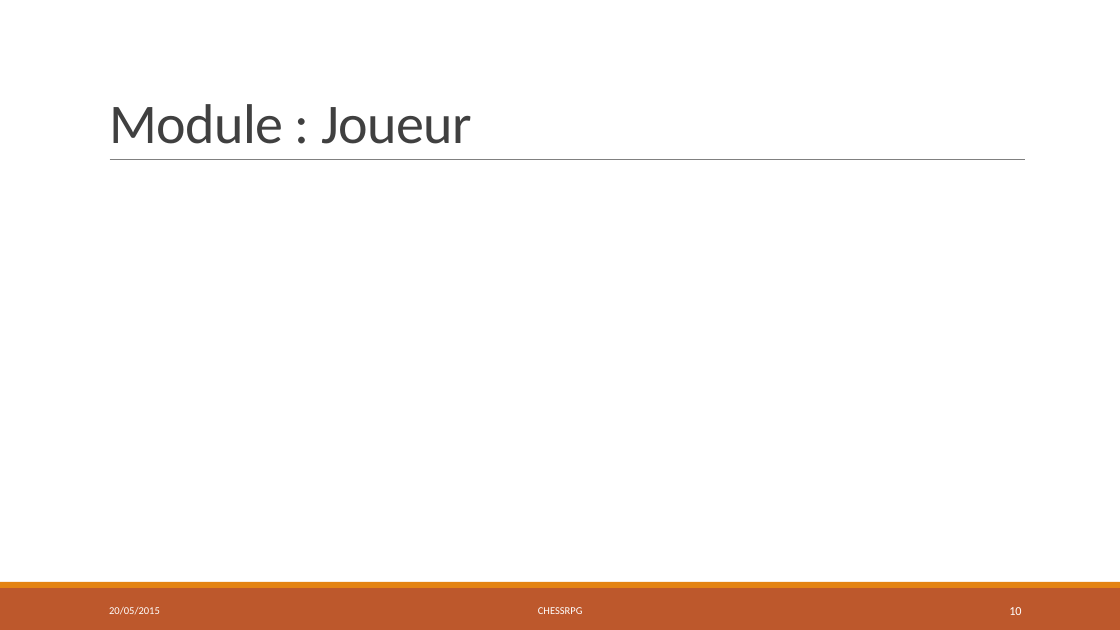
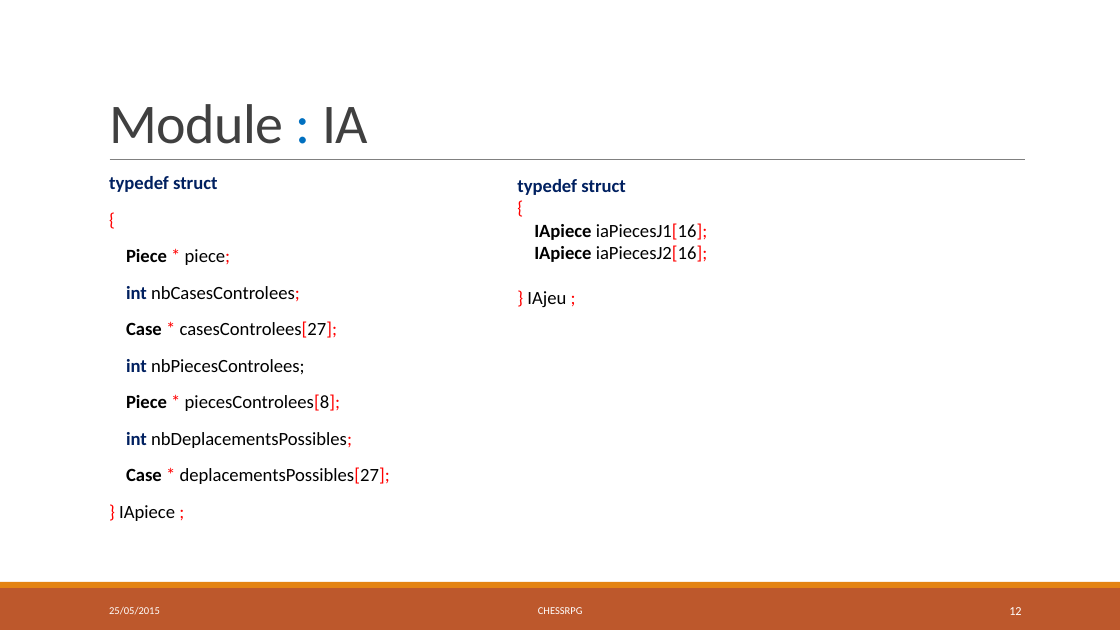
Before and after one commit to chessRPG/master, a slide deck: slide 12 of ChessRPG-présentation.pptx (slide 10 before the commit). Drawn at 1120x630 pixels with LibreOffice and Linux fonts; fonts in the diff are those of the drawing. Boxes give left, top, right and bottom in pixels: in the first picture for what was removed or moved away, otherwise in the second. Text is boxed around its words. In the diff, an @@ line names an element or a change of style, - is before the commit and + after.

```diff
--- a/ChessRPG-présentation.pptx
+++ b/ChessRPG-présentation.pptx
@@ title at <box>109,104,368,144</box>: text changed @@
-Module : Joueur
+Module : IA
@@ text added at <box>109,176,390,521</box>, 16 pt, text #000000 @@
+  typedef struct
+  {
+  Piece * piece;
+  int nbCasesControlees;
+  Case * casesControlees[27];
+  int nbPiecesControlees;
+  Piece * piecesControlees[8];
+  int nbDeplacementsPossibles;
+  Case * deplacementsPossibles[27];
+  } IApiece ;
@@ text added at <box>517,179,707,307</box>, 16 pt, text #000000 @@
+typedef struct
+{
+IApiece iaPiecesJ1[16];
+IApiece iaPiecesJ2[16];
+} IAjeu ;
@@ page number at <box>1009,607,1021,615</box>: text changed @@
-10
+12
```
Also in this commit, not shown: 12 other slides changed, 2 slides added, 1 slide removed, 1 other file.
